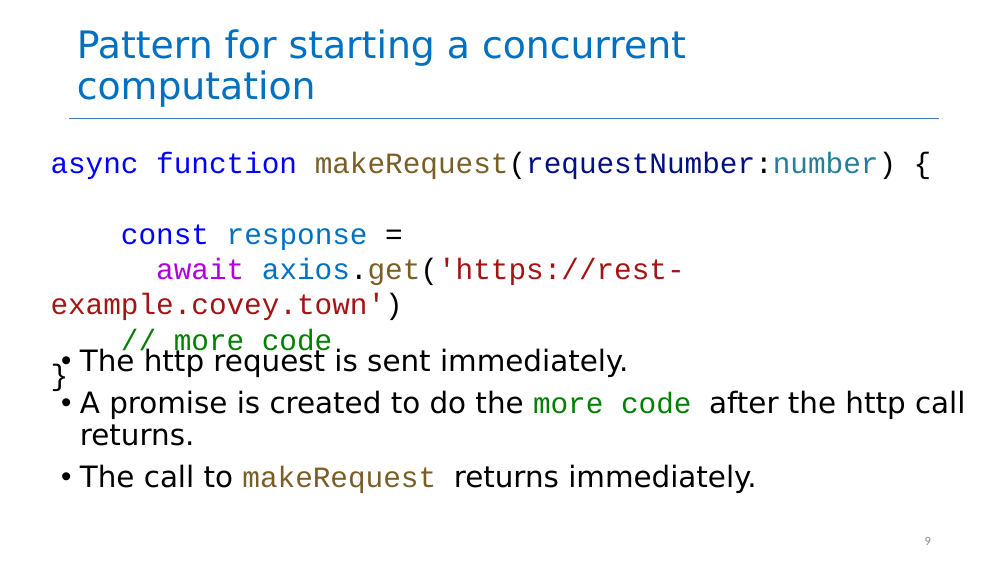
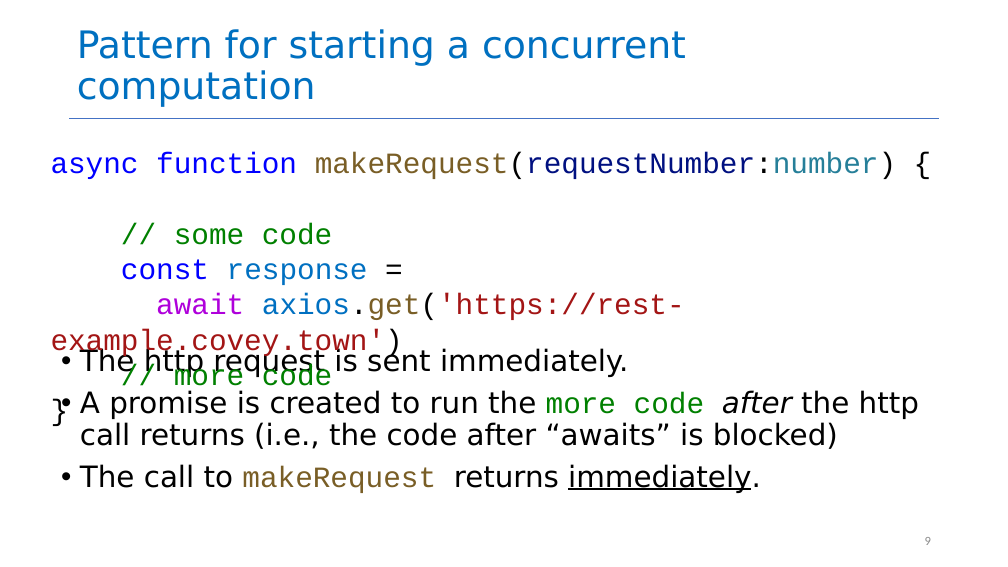
Before and after one commit to neu-se/CS4530-Spring-2023, a slide deck: slide 9 of Slides/Module 05 Concurrency Patterns in Typescript.pptx. Drawn at 1008x567 pixels with LibreOffice and Linux fonts; fonts in the diff are those of the drawing. Boxes give left, top, right and bottom in pixels: in the first picture for what was removed or moved away, otherwise in the second. Text is boxed around its words. In the diff, an @@ line names an element or a change of style, - is before the commit and + after.

```diff
--- a/Slides/Module 05 Concurrency Patterns in Typescript.pptx
+++ b/Slides/Module 05 Concurrency Patterns in Typescript.pptx
@@ text at (174, 223, 332, 245): paragraph added @@
+// some code
@@ text at (80, 390, 919, 449): text changed @@
-• A promise is created to do the more code after the http call returns.
+• A promise is created to run the more code after the http call returns (i.e., the code after “awaits” is blocked)
@@ text at (80, 464, 761, 493): underline on in "immediately." @@
```
Also in this commit, not shown: 10 other slides changed, 1 other file.
